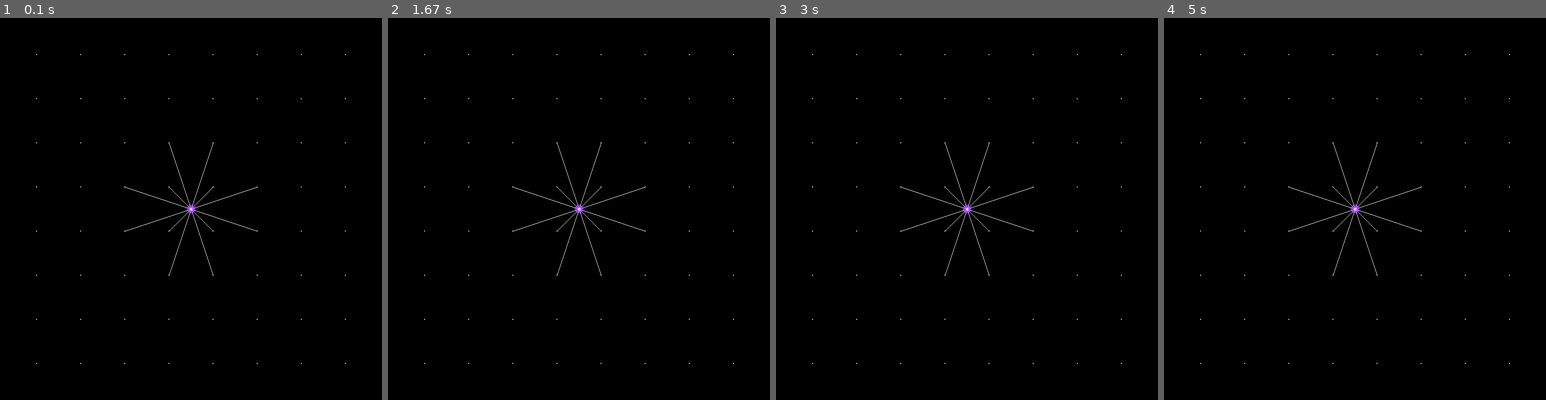
Above: before the commit, frames 1-4 (left to right).
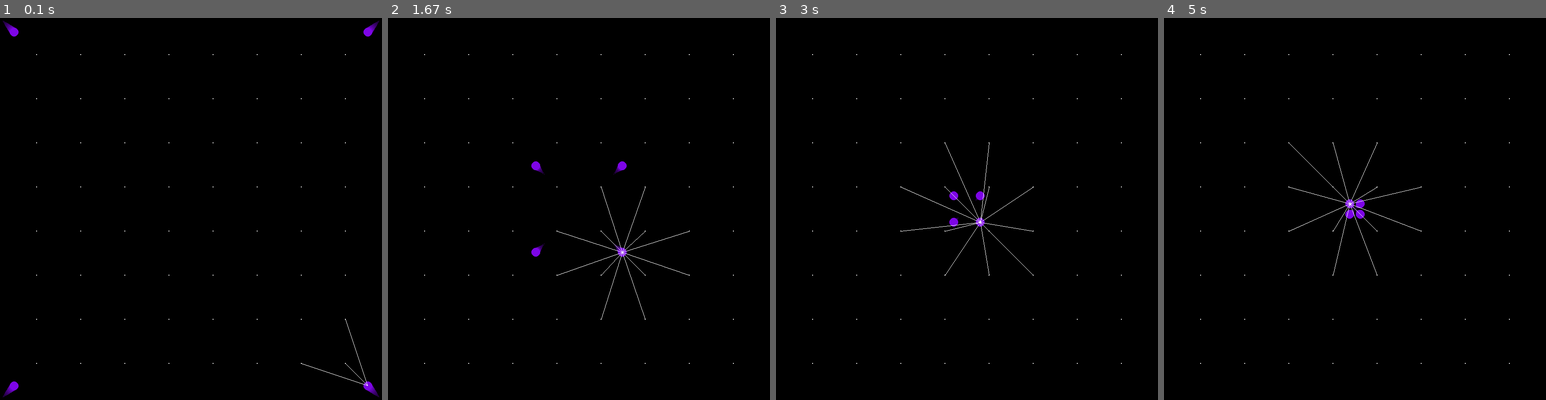
Above: after the commit, the same moments.

Repository: cdcformatc/PyPart
Game: pygame game, started from balltest.py
Two runs of this game, one before a commit and one after it. Both use one fixed random seed, a clock stepped at 60 frames per second and the inputs below. The source is Python 2; it was converted automatically to run under Python 3.
Inputs:
- Up to frame 1 (0.1 s): no input
- Up to frame 2 (1.67 s): no input
- Up to frame 3 (3 s): no input
- Up to frame 4 (5 s): no input

The runs differ from the first frame. In frame 1, 0.5% of the frame differs, in the area x 0-100%, y 0-100%; in frame 2, 0.6%, in the area x 32-79%, y 32-79%; in frame 3, 0.5%; in frame 4, 0.5%.

Commit message:
draw multiple balls

Diff:
--- a/balltest.py
+++ b/balltest.py
@@ -33,7 +33,13 @@
     font = pygame.font.SysFont("Courier New", 18)
     black = 0, 0, 0
 
-    ball = Particle(screen.get_rect(), max_speed=15, color=(125,5,230), gravity=GRAVITY, friction=FRICTION_COEFFICIENT)
+    balls = []
+
+    for i in range(2):
+        for j in range(2):
+            ball = Particle(screen.get_rect(), max_speed=15, color=(125,5,230), gravity=GRAVITY, friction=FRICTION_COEFFICIENT)
+            ball.set(i*FIELD_SIZE,j*FIELD_SIZE)
+            balls.append(ball)
 
     grid = []
 
@@ -42,6 +48,7 @@
             new = Particle(screen.get_rect(), size=1, max_speed=0, color=(255,255,255), gravity=0, friction=0)
             new.set(i,j)
             grid.append(new)
+
 
     done = False
     while not done:
@@ -52,13 +59,12 @@
         for event in pygame.event.get():
             if event.type == pygame.QUIT:
                 done = True
-
-        # ball.move_keyboard(pygame.key.get_pressed(),KEY_ACCEL)
-        ball.move_mouse(50/FRAME_RATE)
-        ball.movetowards((450,450),KEY_ACCEL)
-
-        ball.move()
-        ball.draw(screen)
+        for ball in balls:
+            # ball.move_keyboard(pygame.key.get_pressed(),KEY_ACCEL)
+            # ball.move_mouse(50/FRAME_RATE)
+            ball.movetowards((450,450),KEY_ACCEL)
+            ball.move()
+            ball.draw(screen)
 
         for dot in grid:
             dot.draw(screen)
